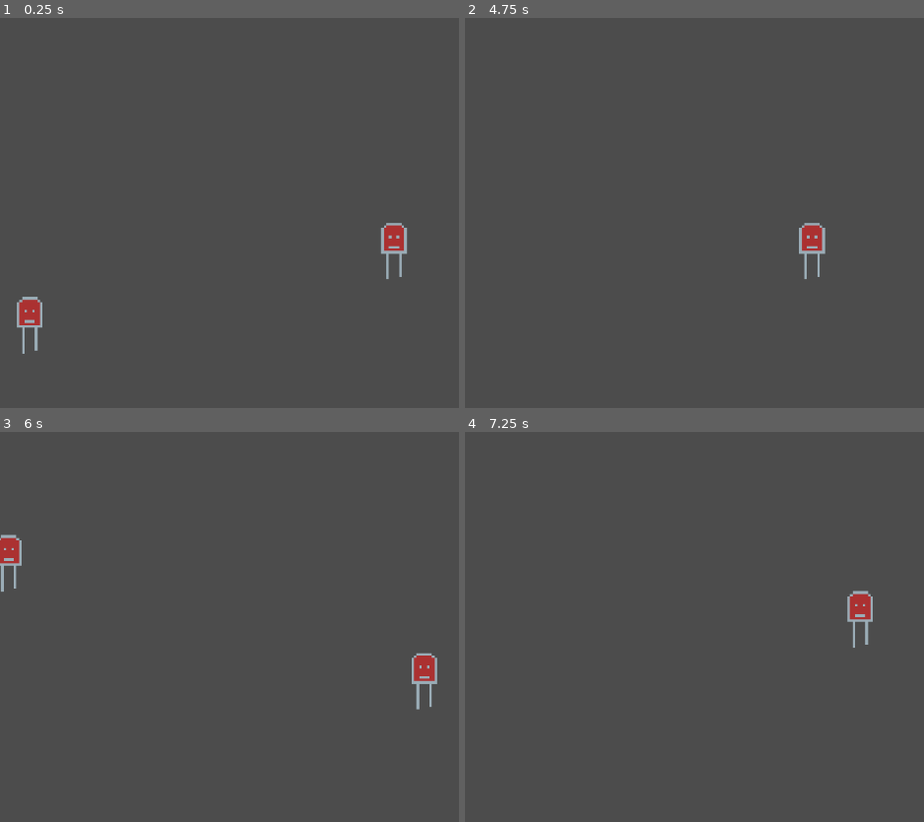
Above: before the commit, frames 1-4 (two rows, left to right).
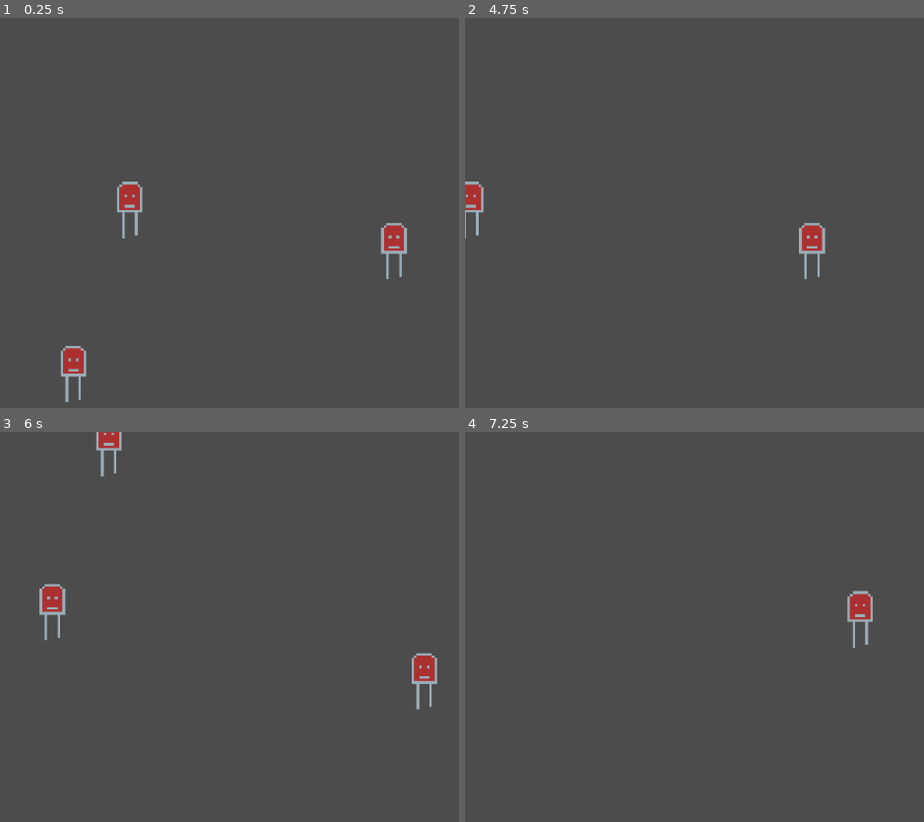
Above: after the commit, the same moments.

Repository: jptrzy/sklejka-byle-nie-odklejka
Game: Godot game, scene res://src/Levels/DebugLevel.tscn
The game is run twice, just before and just after one commit, with the same random seed, the same clock (stepped at 60 frames per second) and the same inputs.
Inputs:
- Up to frame 1 (0.25 s): no input
- Up to frame 2 (4.75 s): tap Enter at 0.5 s; hold D (move_right) 0.53-1.28 s; hold S (move_down) 1.28-2.03 s; hold D (move_right) 2.03-2.78 s; hold W (move_up) 2.78-3.53 s; hold A (move_left) from 3.53 s (still down)
- Up to frame 3 (6 s): release A (move_left) at 5.03 s; hold S (move_down) 5.03-5.78 s; hold D (move_right) from 5.78 s (still down)
- Up to frame 4 (7.25 s): release D (move_right) at 6.53 s; hold W (move_up) from 6.53 s (still down)

The runs differ from the first frame. In frame 1, 1.5% of the frame differs, in the area x 3-32%, y 41-99%; in frame 2, 0.4%; in frame 3, 1.3%; in frame 4, nothing differs.

Commit message:
Scene changes

Diff:
--- a/src/Levels/DebugLevel.tscn
+++ b/src/Levels/DebugLevel.tscn
@@ -10,5 +10,8 @@
 speed = 50
 
 [node name="Enemy" parent="." instance=ExtResource( 2 )]
-position = Vector2( -139, 35 )
-max_health = 10
+position = Vector2( -100, -10 )
+
+[node name="Enemy2" parent="." instance=ExtResource( 2 )]
+position = Vector2( -122, 54 )
+max_health = 2
